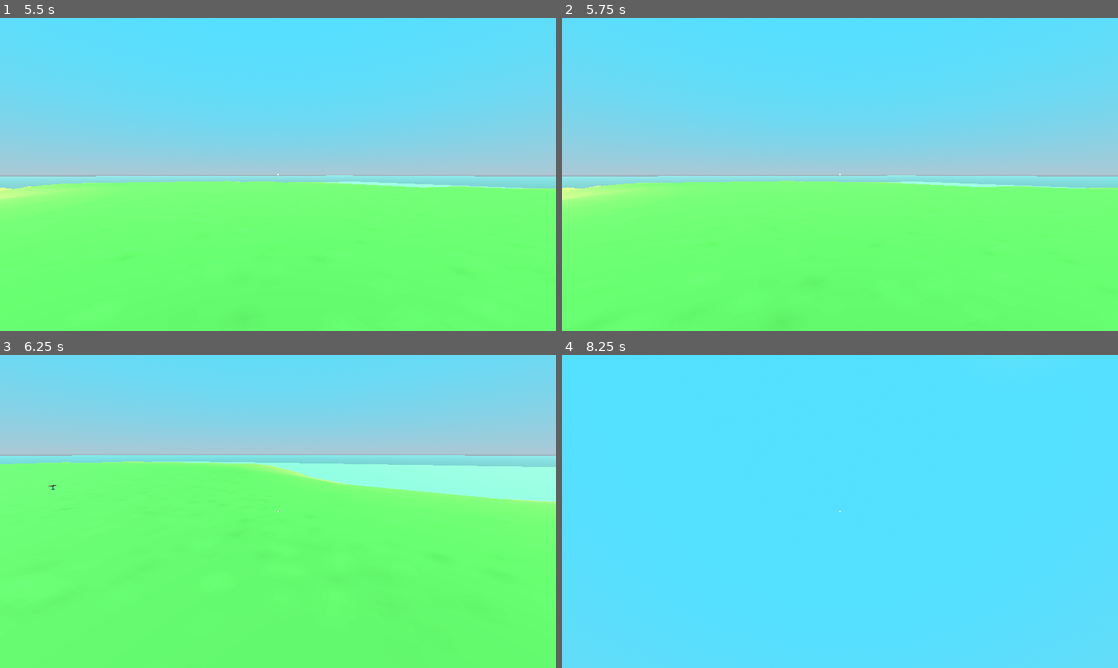
Above: before the commit, frames 1-4 (two rows, left to right).
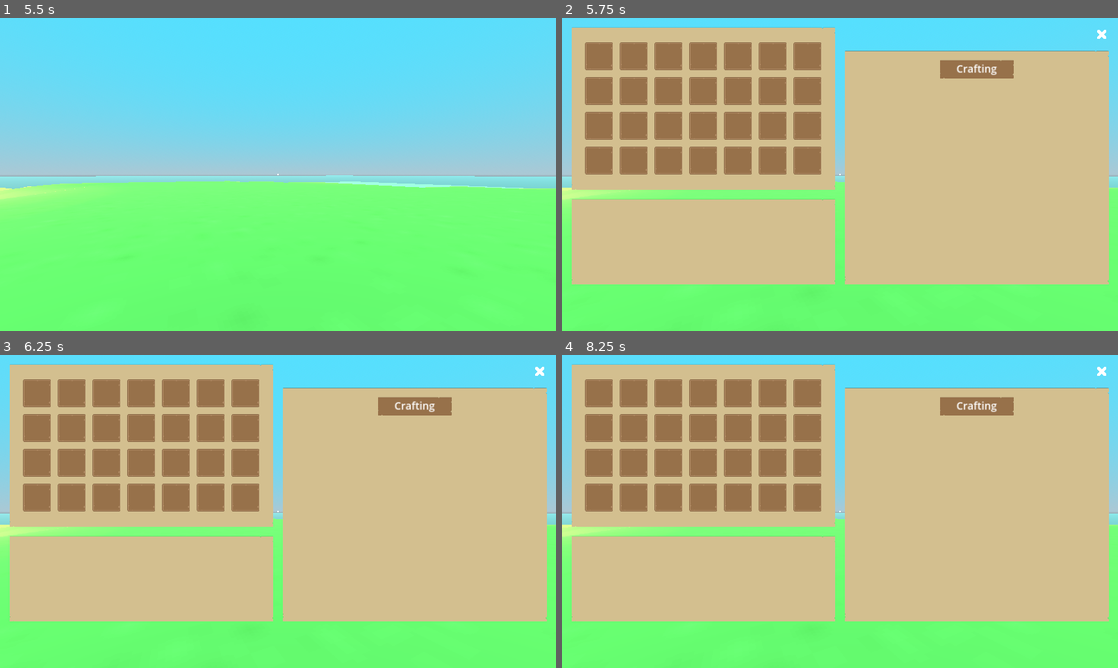
Above: after the commit, the same moments.

Repository: SzyVsSi/godot-self-learning
Game: Godot game, scene res://game/main_game.tscn
Two runs of this game, one before a commit and one after it. Both use one fixed random seed, a clock stepped at 60 frames per second and the inputs below.
Inputs (mouse positions are in pixels of both pictures, inside the frame that each line leads up to):
- Up to frame 1 (5.5 s): tap Enter at 0.5, 5 s; move the mouse to (305, 174) at 0.52 s; hold W (move_forward) 0.53-4.25 s; tap E (interact) at 0.6, 1.35, 2.3, 3.05, 3.8, 5.3 s; tap Space (jump) at 0.77, 1.52, 3.02, 3.5, 3.77 s; move the mouse to (250, 174) at 1.27 s; move the mouse to (289, 168) at 2.02 s; hold Shift (sprint) 2.03-2.78 s; move the mouse to (272, 180) at 2.77 s; tap M at 2.85 s; move the mouse to (316, 177) at 3.52 s; tap U at 3.6 s; tap Escape (ui_cancel) at 4.15 s; drag from (111, 127) to (194, 96) at 4.27 s; move the mouse to (305, 174) at 5.02 s; hold S (move_backward) from 5.03 s (still down); hold Keypad Enter from 5.03 s (still down); click (305, 174) at 5.17 s
- Up to frame 2 (5.75 s): keep holding S (move_backward); keep holding Keypad Enter; tap Tab (open_crafting_menu, bound only after the commit) at 5.65 s
- Up to frame 3 (6.25 s): release S (move_backward) at 5.75 s; release Keypad Enter at 5.75 s; drag from (194, 433) to (166, 527) at 5.77 s
- Up to frame 4 (8.25 s): tap Space (jump) at 6.5, 6.77 s; move the mouse to (962, 495) at 6.52 s; hold W (move_forward) 6.53-7.25 s; tap E (interact) at 6.6 s; click (962, 495) at 6.67 s; drag from (728, 527) to (812, 574) at 7.27 s; tap Enter at 8 s; move the mouse to (895, 442) at 8.02 s; hold S (move_backward) from 8.03 s (still down); tap M at 8.1 s; click (895, 442) at 8.17 s

Frame 1 is identical in both runs. In frame 2, 73% of the frame differs, in the area x 0-99%, y 2-86%; in frame 3, 76%; in frame 4, 92%, in the area x 0-100%, y 2-100%.

Commit message:
gameplay: crafting menu visual

Diff:
--- a/actors/player/player.gd
+++ b/actors/player/player.gd
@@ -14,16 +14,29 @@
 @onready var head: Node3D = $Head
 @onready var interaction_ray_cast: RayCast3D = $Head/InteractionRayCast
 
+
+func _enter_tree() -> void:
+	EventSystem.PLA_freeze_player.connect(set_freeze.bind(true))
+	EventSystem.PLA_unfreeze_player.connect(set_freeze.bind(false))
+
+
+func set_freeze(value: bool) -> void:
+	set_process(!value)
+	set_physics_process(!value)
+	set_process_input(!value)
+	set_process_unhandled_key_input(!value)
+
+
 func _ready() -> void:
-	Input.set_mouse_mode(Input.MOUSE_MODE_CAPTURED)
+	Input.mouse_mode = Input.MOUSE_MODE_CAPTURED
+
+
+func _process(_delta: float) -> void:
+	interaction_ray_cast.check_interaction()
 
 
 func _physics_process(_delta: float) -> void:
 	move()
-
-
-func _process(_delta: float) -> void:
-	interaction_ray_cast.check_interaction()
 
 
 func move() -> void:
@@ -55,5 +68,5 @@
 
 
 func _unhandled_key_input(event: InputEvent) -> void:
-	if event.is_action_pressed("ui_cancel"):
-		Input.set_mouse_mode(Input.MOUSE_MODE_VISIBLE)
+	if event.is_action_pressed("open_crafting_menu"):
+		EventSystem.BUL_create_bulletin.emit(BulletinConfig.Keys.CraftingMenu)
--- a/actors/player/player.tscn
+++ b/actors/player/player.tscn
@@ -1,7 +1,8 @@
-[gd_scene load_steps=4 format=3 uid="uid://dg4tpm7fkcmqr"]
+[gd_scene load_steps=5 format=3 uid="uid://dg4tpm7fkcmqr"]
 
 [ext_resource type="Script" path="res://actors/player/player.gd" id="1_bu1pt"]
 [ext_resource type="Script" path="res://actors/player/interaction_ray_cast.gd" id="2_4dy10"]
+[ext_resource type="Script" path="res://game/managers/inventory_manager.gd" id="3_7vg4e"]
 
 [sub_resource type="CapsuleShape3D" id="CapsuleShape3D_x2ygx"]
 radius = 0.25
@@ -24,3 +25,8 @@
 collision_mask = 4
 collide_with_areas = true
 script = ExtResource("2_4dy10")
+
+[node name="Managers" type="Node" parent="."]
+
+[node name="InventoryManager" type="Node" parent="Managers"]
+script = ExtResource("3_7vg4e")
--- /dev/null
+++ b/bulletins/player_menus/crafting_menu.tscn
@@ -0,0 +1,8 @@
+[gd_scene load_steps=2 format=3 uid="uid://dbywcv3161fcm"]
+
+[ext_resource type="PackedScene" uid="uid://3t2nxyekrnct" path="res://bulletins/player_menus/player_menu_base.tscn" id="1_u5w5n"]
+
+[node name="CraftingMenu" instance=ExtResource("1_u5w5n")]
+
+[node name="Label" parent="MarginContainer/HBoxContainer/VBoxContainer/UtilityNinePatchRect/MarginContainer/VBoxContainer/NinePatchRect" index="0"]
+text = "Crafting"
--- /dev/null
+++ b/bulletins/player_menus/player_menu_base.gd
@@ -0,0 +1,13 @@
+extends Bulletin
+
+
+# Called when the node enters the scene tree for the first time.
+func _ready() -> void:
+	EventSystem.PLA_freeze_player.emit()
+	Input.set_mouse_mode(Input.MOUSE_MODE_VISIBLE)
+
+
+func close() -> void:
+	Input.set_mouse_mode(Input.MOUSE_MODE_CAPTURED)
+	EventSystem.BUL_destroy_bulletin.emit(BulletinConfig.Keys.CraftingMenu)
+	EventSystem.PLA_unfreeze_player.emit()
--- /dev/null
+++ b/bulletins/player_menus/player_menu_base.tscn
@@ -0,0 +1,290 @@
+[gd_scene load_steps=20 format=3 uid="uid://3t2nxyekrnct"]
+
+[ext_resource type="Script" path="res://bulletins/player_menus/player_menu_base.gd" id="1_thski"]
+[ext_resource type="Texture2D" uid="uid://b6vjwkn08dy0y" path="res://textures/panelInset_beige.png" id="1_xsmf5"]
+[ext_resource type="Texture2D" uid="uid://2f7rw1x2t2a4" path="res://textures/cross.png" id="2_r66ep"]
+[ext_resource type="PackedScene" uid="uid://bdqoqccy5qcu0" path="res://ui/custom_nodes/inventory_slot.tscn" id="2_t3krh"]
+[ext_resource type="Texture2D" uid="uid://by32xsecfr1d3" path="res://textures/panelInset_brown.png" id="3_tw48i"]
+
+[sub_resource type="StyleBoxEmpty" id="StyleBoxEmpty_mrwwy"]
+
+[sub_resource type="StyleBoxEmpty" id="StyleBoxEmpty_28vd1"]
+
+[sub_resource type="StyleBoxEmpty" id="StyleBoxEmpty_iu2b1"]
+
+[sub_resource type="StyleBoxEmpty" id="StyleBoxEmpty_7og18"]
+
+[sub_resource type="StyleBoxEmpty" id="StyleBoxEmpty_0emvn"]
+
+[sub_resource type="StyleBoxEmpty" id="StyleBoxEmpty_3f4m2"]
+
+[sub_resource type="StyleBoxEmpty" id="StyleBoxEmpty_grcbo"]
+
+[sub_resource type="StyleBoxEmpty" id="StyleBoxEmpty_nypqn"]
+
+[sub_resource type="StyleBoxEmpty" id="StyleBoxEmpty_2cpft"]
+
+[sub_resource type="StyleBoxEmpty" id="StyleBoxEmpty_5lhb4"]
+
+[sub_resource type="StyleBoxEmpty" id="StyleBoxEmpty_7pq04"]
+
+[sub_resource type="InputEventKey" id="InputEventKey_wlrem"]
+device = -1
+keycode = 4194306
+
+[sub_resource type="InputEventKey" id="InputEventKey_odtbr"]
+device = -1
+keycode = 4194305
+
+[sub_resource type="Shortcut" id="Shortcut_jnjxx"]
+events = [SubResource("InputEventKey_wlrem"), SubResource("InputEventKey_odtbr")]
+
+[node name="PlayerMenuBase" type="Control"]
+layout_mode = 3
+anchors_preset = 15
+anchor_right = 1.0
+anchor_bottom = 1.0
+grow_horizontal = 2
+grow_vertical = 2
+script = ExtResource("1_thski")
+
+[node name="MarginContainer" type="MarginContainer" parent="."]
+layout_mode = 1
+anchors_preset = 15
+anchor_right = 1.0
+anchor_bottom = 1.0
+grow_horizontal = 2
+grow_vertical = 2
+theme_override_constants/margin_left = 32
+theme_override_constants/margin_top = 32
+theme_override_constants/margin_right = 32
+theme_override_constants/margin_bottom = 160
+
+[node name="HBoxContainer" type="HBoxContainer" parent="MarginContainer"]
+layout_mode = 2
+theme_override_constants/separation = 32
+
+[node name="VSplitContainer" type="VSplitContainer" parent="MarginContainer/HBoxContainer"]
+layout_mode = 2
+size_flags_horizontal = 3
+theme_override_constants/separation = 32
+split_offset = 560
+dragger_visibility = 1
+
+[node name="InventoryNinePatchRect" type="NinePatchRect" parent="MarginContainer/HBoxContainer/VSplitContainer"]
+layout_mode = 2
+texture = ExtResource("1_xsmf5")
+patch_margin_left = 32
+patch_margin_top = 32
+patch_margin_right = 48
+patch_margin_bottom = 32
+
+[node name="InventoryContainer" type="GridContainer" parent="MarginContainer/HBoxContainer/VSplitContainer/InventoryNinePatchRect"]
+layout_mode = 1
+anchors_preset = 8
+anchor_left = 0.5
+anchor_top = 0.5
+anchor_right = 0.5
+anchor_bottom = 0.5
+offset_left = -408.0
+offset_top = -228.0
+offset_right = 408.0
+offset_bottom = 228.0
+grow_horizontal = 2
+grow_vertical = 2
+theme_override_constants/h_separation = 24
+theme_override_constants/v_separation = 24
+columns = 7
+
+[node name="InventorySlot" parent="MarginContainer/HBoxContainer/VSplitContainer/InventoryNinePatchRect/InventoryContainer" instance=ExtResource("2_t3krh")]
+layout_mode = 2
+
+[node name="InventorySlot2" parent="MarginContainer/HBoxContainer/VSplitContainer/InventoryNinePatchRect/InventoryContainer" instance=ExtResource("2_t3krh")]
+layout_mode = 2
+
+[node name="InventorySlot3" parent="MarginContainer/HBoxContainer/VSplitContainer/InventoryNinePatchRect/InventoryContainer" instance=ExtResource("2_t3krh")]
+layout_mode = 2
+
+[node name="InventorySlot4" parent="MarginContainer/HBoxContainer/VSplitContainer/InventoryNinePatchRect/InventoryContainer" instance=ExtResource("2_t3krh")]
+layout_mode = 2
+
+[node name="InventorySlot5" parent="MarginContainer/HBoxContainer/VSplitContainer/InventoryNinePatchRect/InventoryContainer" instance=ExtResource("2_t3krh")]
+layout_mode = 2
+
+[node name="InventorySlot6" parent="MarginContainer/HBoxContainer/VSplitContainer/InventoryNinePatchRect/InventoryContainer" instance=ExtResource("2_t3krh")]
+layout_mode = 2
+
+[node name="InventorySlot7" parent="MarginContainer/HBoxContainer/VSplitContainer/InventoryNinePatchRect/InventoryContainer" instance=ExtResource("2_t3krh")]
+layout_mode = 2
+
+[node name="InventorySlot8" parent="MarginContainer/HBoxContainer/VSplitContainer/InventoryNinePatchRect/InventoryContainer" instance=ExtResource("2_t3krh")]
+layout_mode = 2
+
+[node name="InventorySlot9" parent="MarginContainer/HBoxContainer/VSplitContainer/InventoryNinePatchRect/InventoryContainer" instance=ExtResource("2_t3krh")]
+layout_mode = 2
+
+[node name="InventorySlot10" parent="MarginContainer/HBoxContainer/VSplitContainer/InventoryNinePatchRect/InventoryContainer" instance=ExtResource("2_t3krh")]
+layout_mode = 2
+
+[node name="InventorySlot11" parent="MarginContainer/HBoxContainer/VSplitContainer/InventoryNinePatchRect/InventoryContainer" instance=ExtResource("2_t3krh")]
+layout_mode = 2
+
+[node name="InventorySlot12" parent="MarginContainer/HBoxContainer/VSplitContainer/InventoryNinePatchRect/InventoryContainer" instance=ExtResource("2_t3krh")]
+layout_mode = 2
+
+[node name="InventorySlot13" parent="MarginContainer/HBoxContainer/VSplitContainer/InventoryNinePatchRect/InventoryContainer" instance=ExtResource("2_t3krh")]
+layout_mode = 2
+
+[node name="InventorySlot14" parent="MarginContainer/HBoxContainer/VSplitContainer/InventoryNinePatchRect/InventoryContainer" instance=ExtResource("2_t3krh")]
+layout_mode = 2
+
+[node name="InventorySlot15" parent="MarginContainer/HBoxContainer/VSplitContainer/InventoryNinePatchRect/InventoryContainer" instance=ExtResource("2_t3krh")]
+layout_mode = 2
+
+[node name="InventorySlot16" parent="MarginContainer/HBoxContainer/VSplitContainer/InventoryNinePatchRect/InventoryContainer" instance=ExtResource("2_t3krh")]
+layout_mode = 2
+
+[node name="InventorySlot17" parent="MarginContainer/HBoxContainer/VSplitContainer/InventoryNinePatchRect/InventoryContainer" instance=ExtResource("2_t3krh")]
+layout_mode = 2
+
+[node name="InventorySlot18" parent="MarginContainer/HBoxContainer/VSplitContainer/InventoryNinePatchRect/InventoryContainer" instance=ExtResource("2_t3krh")]
+layout_mode = 2
+
+[node name="InventorySlot19" parent="MarginContainer/HBoxContainer/VSplitContainer/InventoryNinePatchRect/InventoryContainer" instance=ExtResource("2_t3krh")]
+layout_mode = 2
+
+[node name="InventorySlot20" parent="MarginContainer/HBoxContainer/VSplitContainer/InventoryNinePatchRect/InventoryContainer" instance=ExtResource("2_t3krh")]
+layout_mode = 2
+
+[node name="InventorySlot21" parent="MarginContainer/HBoxContainer/VSplitContainer/InventoryNinePatchRect/InventoryContainer" instance=ExtResource("2_t3krh")]
+layout_mode = 2
+
+[node name="InventorySlot22" parent="MarginContainer/HBoxContainer/VSplitContainer/InventoryNinePatchRect/InventoryContainer" instance=ExtResource("2_t3krh")]
+layout_mode = 2
+
+[node name="InventorySlot23" parent="MarginContainer/HBoxContainer/VSplitContainer/InventoryNinePatchRect/InventoryContainer" instance=ExtResource("2_t3krh")]
+layout_mode = 2
+
+[node name="InventorySlot24" parent="MarginContainer/HBoxContainer/VSplitContainer/InventoryNinePatchRect/InventoryContainer" instance=ExtResource("2_t3krh")]
+layout_mode = 2
+
+[node name="InventorySlot25" parent="MarginContainer/HBoxContainer/VSplitContainer/InventoryNinePatchRect/InventoryContainer" instance=ExtResource("2_t3krh")]
+layout_mode = 2
+
+[node name="InventorySlot26" parent="MarginContainer/HBoxContainer/VSplitContainer/InventoryNinePatchRect/InventoryContainer" instance=ExtResource("2_t3krh")]
+layout_mode = 2
+
+[node name="InventorySlot27" parent="MarginContainer/HBoxContainer/VSplitContainer/InventoryNinePatchRect/InventoryContainer" instance=ExtResource("2_t3krh")]
+layout_mode = 2
+
+[node name="InventorySlot28" parent="MarginContainer/HBoxContainer/VSplitContainer/InventoryNinePatchRect/InventoryContainer" instance=ExtResource("2_t3krh")]
+layout_mode = 2
+
+[node name="DescriptionNinePatchRect" type="NinePatchRect" parent="MarginContainer/HBoxContainer/VSplitContainer"]
+layout_mode = 2
+texture = ExtResource("1_xsmf5")
+patch_margin_left = 32
+patch_margin_top = 32
+patch_margin_right = 48
+patch_margin_bottom = 32
+
+[node name="MarginContainer" type="MarginContainer" parent="MarginContainer/HBoxContainer/VSplitContainer/DescriptionNinePatchRect"]
+layout_mode = 1
+anchors_preset = 15
+anchor_right = 1.0
+anchor_bottom = 1.0
+grow_horizontal = 2
+grow_vertical = 2
+theme_override_constants/margin_left = 32
+theme_override_constants/margin_top = 32
+theme_override_constants/margin_right = 32
+theme_override_constants/margin_bottom = 32
+
+[node name="HBoxContainer" type="HBoxContainer" parent="MarginContainer/HBoxContainer/VSplitContainer/DescriptionNinePatchRect/MarginContainer"]
+layout_mode = 2
+theme_override_constants/separation = 32
+
+[node name="ItemDescriptionLabel" type="Label" parent="MarginContainer/HBoxContainer/VSplitContainer/DescriptionNinePatchRect/MarginContainer/HBoxContainer"]
+custom_minimum_size = Vector2(480, 0)
+layout_mode = 2
+size_flags_horizontal = 3
+size_flags_vertical = 1
+autowrap_mode = 2
+
+[node name="ItemExtraInfoLabel" type="Label" parent="MarginContainer/HBoxContainer/VSplitContainer/DescriptionNinePatchRect/MarginContainer/HBoxContainer"]
+layout_mode = 2
+size_flags_horizontal = 3
+size_flags_vertical = 1
+
+[node name="VBoxContainer" type="VBoxContainer" parent="MarginContainer/HBoxContainer"]
+layout_mode = 2
+size_flags_horizontal = 3
+theme_override_constants/separation = 32
+
+[node name="CloseButton" type="Button" parent="MarginContainer/HBoxContainer/VBoxContainer"]
+custom_minimum_size = Vector2(48, 48)
+layout_mode = 2
+size_flags_horizontal = 8
+theme_override_styles/focus = SubResource("StyleBoxEmpty_mrwwy")
+theme_override_styles/disabled_mirrored = SubResource("StyleBoxEmpty_28vd1")
+theme_override_styles/disabled = SubResource("StyleBoxEmpty_iu2b1")
+theme_override_styles/hover_pressed_mirrored = SubResource("StyleBoxEmpty_7og18")
+theme_override_styles/hover_pressed = SubResource("StyleBoxEmpty_0emvn")
+theme_override_styles/hover_mirrored = SubResource("StyleBoxEmpty_3f4m2")
+theme_override_styles/hover = SubResource("StyleBoxEmpty_grcbo")
+theme_override_styles/pressed_mirrored = SubResource("StyleBoxEmpty_nypqn")
+theme_override_styles/pressed = SubResource("StyleBoxEmpty_2cpft")
+theme_override_styles/normal_mirrored = SubResource("StyleBoxEmpty_5lhb4")
+theme_override_styles/normal = SubResource("StyleBoxEmpty_7pq04")
+shortcut = SubResource("Shortcut_jnjxx")
+icon = ExtResource("2_r66ep")
+expand_icon = true
+
+[node name="UtilityNinePatchRect" type="NinePatchRect" parent="MarginContainer/HBoxContainer/VBoxContainer"]
+layout_mode = 2
+size_flags_vertical = 3
+texture = ExtResource("1_xsmf5")
+patch_margin_left = 32
+patch_margin_top = 32
+patch_margin_right = 48
+patch_margin_bottom = 32
+
+[node name="MarginContainer" type="MarginContainer" parent="MarginContainer/HBoxContainer/VBoxContainer/UtilityNinePatchRect"]
+layout_mode = 1
+anchors_preset = 15
+anchor_right = 1.0
+anchor_bottom = 1.0
+grow_horizontal = 2
+grow_vertical = 2
+theme_override_constants/margin_left = 32
+theme_override_constants/margin_top = 32
+theme_override_constants/margin_right = 32
+theme_override_constants/margin_bottom = 32
+
+[node name="VBoxContainer" type="VBoxContainer" parent="MarginContainer/HBoxContainer/VBoxContainer/UtilityNinePatchRect/MarginContainer"]
+layout_mode = 2
+
+[node name="NinePatchRect" type="NinePatchRect" parent="MarginContainer/HBoxContainer/VBoxContainer/UtilityNinePatchRect/MarginContainer/VBoxContainer"]
+custom_minimum_size = Vector2(256, 64)
+layout_mode = 2
+size_flags_horizontal = 4
+size_flags_vertical = 0
+texture = ExtResource("3_tw48i")
+patch_margin_left = 32
+patch_margin_top = 32
+patch_margin_right = 48
+patch_margin_bottom = 32
+
+[node name="Label" type="Label" parent="MarginContainer/HBoxContainer/VBoxContainer/UtilityNinePatchRect/MarginContainer/VBoxContainer/NinePatchRect"]
+layout_mode = 1
+anchors_preset = 15
+anchor_right = 1.0
+anchor_bottom = 1.0
+grow_horizontal = 2
+grow_vertical = 2
+theme_override_font_sizes/font_size = 36
+text = "Placeholder"
+horizontal_alignment = 1
+vertical_alignment = 1
+
+[connection signal="pressed" from="MarginContainer/HBoxContainer/VBoxContainer/CloseButton" to="." method="close"]
--- a/game/configs/bulletin_config.gd
+++ b/game/configs/bulletin_config.gd
@@ -3,11 +3,13 @@
 
 enum Keys {
 	InteractionPrompt,
+	CraftingMenu
 }
 
 
 const BULLETIN_PATHS := {
-	Keys.InteractionPrompt: "res://bulletins/interaction_prompt.tscn"
+	Keys.InteractionPrompt: "res://bulletins/interaction_prompt.tscn",
+	Keys.CraftingMenu: "res://bulletins/player_menus/crafting_menu.tscn"
 }
 
 
--- a/game/configs/item_config.gd
+++ b/game/configs/item_config.gd
@@ -6,3 +6,14 @@
 	Stone,
 	Plant
 }
+
+
+const ITEM_RESOURCE_PATHS := {
+	Keys.Stick: 'res://resources/item_resources/stick_resource.tres',
+	Keys.Stone: 'res://resources/item_resources/stone_resource.tres',
+	Keys.Plant: 'res://resources/item_resources/plant_resource.tres'
+}
+
+
+static func get_item_resource(key: Keys) -> ItemResource:
+	return load(ITEM_RESOURCE_PATHS.get(key))
--- a/game/event_system.gd
+++ b/game/event_system.gd
@@ -1,5 +1,12 @@
 extends Node
 
 
-signal BUL_create_bulletin
-signal BUL_destroy_bulletin
+signal BUL_create_bulletin(key: BulletinConfig.Keys, extra_args)
+signal BUL_destroy_bulletin(key: BulletinConfig.Keys)
+
+
+signal INV_try_to_pickup_item
+
+
+signal PLA_freeze_player
+signal PLA_unfreeze_player
--- a/game/managers/bulletin_controller.gd
+++ b/game/managers/bulletin_controller.gd
@@ -14,9 +14,9 @@
 		return
 
 	var new_bulletin := BulletinConfig.get_bulletin(key)
+	bulletins[key] = new_bulletin
 	new_bulletin.initialize(extra_arg)
 	add_child(new_bulletin)
-	bulletins[key] = new_bulletin
 
 
 func destroy_bulletin(key: BulletinConfig.Keys) -> void:
--- /dev/null
+++ b/game/managers/inventory_manager.gd
@@ -0,0 +1,33 @@
+extends Node
+
+
+const INVENTORY_SIZE := 28
+
+
+var inventory := []
+
+
+func _enter_tree() -> void:
+	EventSystem.INV_try_to_pickup_item.connect(try_to_pickup_item)
+
+
+func _ready() -> void:
+	inventory.resize(INVENTORY_SIZE)
+
+
+func try_to_pickup_item(item_key: ItemConfig.Keys, destroy_pickuppable: Callable) -> void:
+	if not get_free_slots(): return
+
+	add_item(item_key)
+	destroy_pickuppable.call()
+
+
+func get_free_slots() -> int:
+	return inventory.count(null)
+
+
+func add_item(item_key: ItemConfig.Keys) -> void:
+	for i in inventory.size():
+		if inventory[i] == null:
+			inventory[i] = item_key
+			return
--- a/items/interactables/pickuppable.gd
+++ b/items/interactables/pickuppable.gd
@@ -9,4 +9,8 @@
 
 
 func start_interaction() -> void:
+	EventSystem.INV_try_to_pickup_item.emit(item_key, destroy_self)
+
+
+func destroy_self() -> void:
 	parent.queue_free()
--- a/project.godot
+++ b/project.godot
@@ -25,6 +25,10 @@
 window/size/viewport_height=1080
 window/stretch/mode="canvas_items"
 window/stretch/aspect="expand"
+
+[dotnet]
+
+project/assembly_name="Survival Destiny"
 
 [editor]
 
@@ -72,6 +76,11 @@
 "events": [Object(InputEventKey,"resource_local_to_scene":false,"resource_name":"","device":-1,"window_id":0,"alt_press …(192 unchanged characters)…
 ]
 }
+open_crafting_menu={
+"deadzone": 0.5,
+"events": [Object(InputEventKey,"resource_local_to_scene":false,"resource_name":"","device":-1,"window_id":0,"alt_pressed":false,"shift_pressed":false,"ctrl_pressed":false,"meta_pressed":false,"pressed":false,"keycode":0,"physical_keycode":4194306,"key_label":0,"unicode":0,"location":0,"echo":false,"script":null)
+]
+}
 
 [layer_names]
 
--- /dev/null
+++ b/resources/item_resources/item_resource.gd
@@ -0,0 +1,7 @@
+extends Resource
+class_name ItemResource
+
+
+@export var item_key: ItemConfig.Keys
+@export var display_name := "item name"
+@export var icon: Texture2D
--- /dev/null
+++ b/resources/item_resources/plant_resource.tres
@@ -0,0 +1,10 @@
+[gd_resource type="Resource" script_class="ItemResource" load_steps=3 format=3 uid="uid://y1k466mb8mtw"]
+
+[ext_resource type="Texture2D" uid="uid://cpspnn0p3c02h" path="res://textures/item_icons/plant.png" id="1_b681a"]
+[ext_resource type="Script" path="res://resources/item_resources/item_resource.gd" id="2_q6naf"]
+
+[resource]
+script = ExtResource("2_q6naf")
+item_key = 2
+display_name = "Plant"
+icon = ExtResource("1_b681a")
--- /dev/null
+++ b/resources/item_resources/stick_resource.tres
@@ -0,0 +1,10 @@
+[gd_resource type="Resource" script_class="ItemResource" load_steps=3 format=3 uid="uid://cq2x4usl87coh"]
+
+[ext_resource type="Texture2D" uid="uid://2umqo1hphu1b" path="res://textures/item_icons/stick.png" id="1_chtqt"]
+[ext_resource type="Script" path="res://resources/item_resources/item_resource.gd" id="1_wij7c"]
+
+[resource]
+script = ExtResource("1_wij7c")
+item_key = 0
+display_name = "Stick"
+icon = ExtResource("1_chtqt")
--- /dev/null
+++ b/resources/item_resources/stone_resource.tres
@@ -0,0 +1,10 @@
+[gd_resource type="Resource" script_class="ItemResource" load_steps=3 format=3 uid="uid://bigywpin0m3s1"]
+
+[ext_resource type="Script" path="res://resources/item_resources/item_resource.gd" id="1_jllo3"]
+[ext_resource type="Texture2D" uid="uid://buwgwh85hbfyr" path="res://textures/item_icons/stone.png" id="1_r8c6i"]
+
+[resource]
+script = ExtResource("1_jllo3")
+item_key = 1
+display_name = "Stone"
+icon = ExtResource("1_r8c6i")
--- /dev/null
+++ b/ui/custom_nodes/inventory_slot.tscn
@@ -0,0 +1,25 @@
+[gd_scene load_steps=2 format=3 uid="uid://bdqoqccy5qcu0"]
+
+[ext_resource type="Texture2D" uid="uid://crmgk25mpm1oj" path="res://textures/panel_brown.png" id="1_e1afa"]
+
+[node name="InventorySlot" type="TextureRect"]
+custom_minimum_size = Vector2(96, 96)
+offset_right = 96.0
+offset_bottom = 96.0
+texture = ExtResource("1_e1afa")
+expand_mode = 1
+
+[node name="MarginContainer" type="MarginContainer" parent="."]
+layout_mode = 1
+anchors_preset = 15
+anchor_right = 1.0
+anchor_bottom = 1.0
+grow_horizontal = 2
+grow_vertical = 2
+theme_override_constants/margin_left = 8
+theme_override_constants/margin_top = 8
+theme_override_constants/margin_right = 8
+theme_override_constants/margin_bottom = 8
+
+[node name="TextureRect" type="TextureRect" parent="MarginContainer"]
+layout_mode = 2
